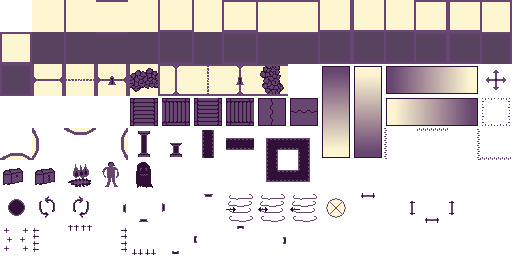
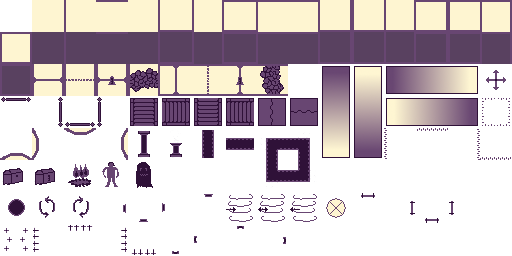
Comparing the layer stacks of the two 512x256 images. Changes:
renamed "East_Facing_Stairs_Down" to "West_Fence", showed it, painted on it over [97, 97, 102, 127]
renamed "North_Facing_Stairs_Down" to "South_Fence", showed it, painted on it over [65, 122, 95, 127]
renamed "West_Facing_Stairs_Down" to "East_Fence", showed it, painted on it over [58, 97, 63, 127]
renamed "South_Facing_Stairs_Down" to "North_Fence", showed it, painted on it over [1, 97, 31, 102]
